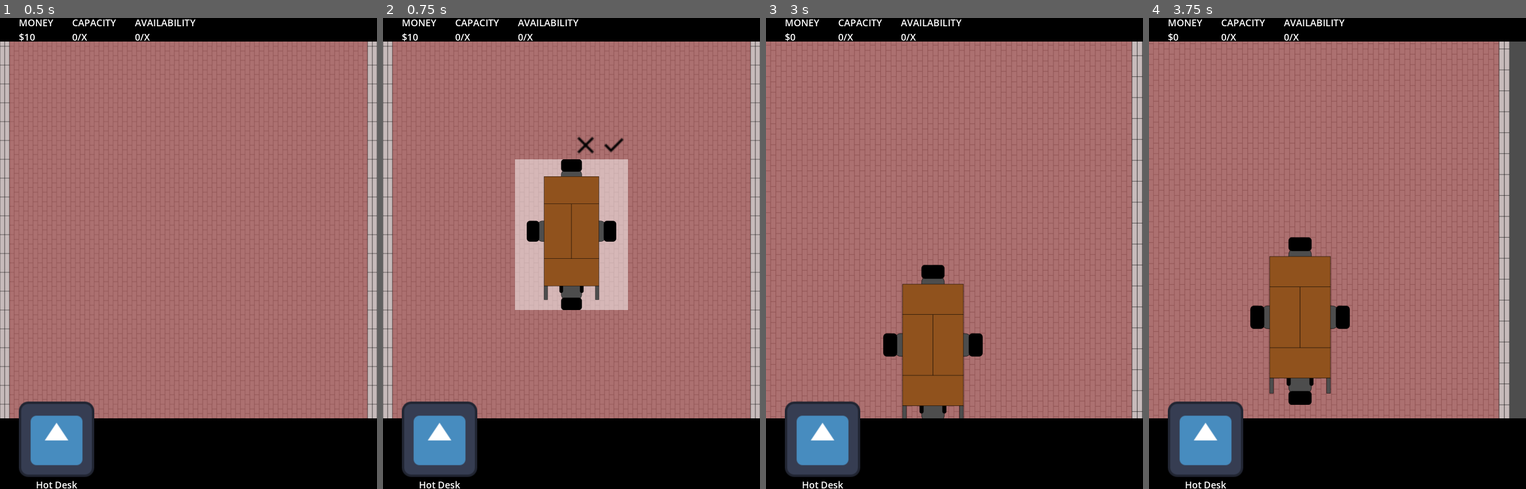
Above: before the commit, frames 1-4 (left to right).
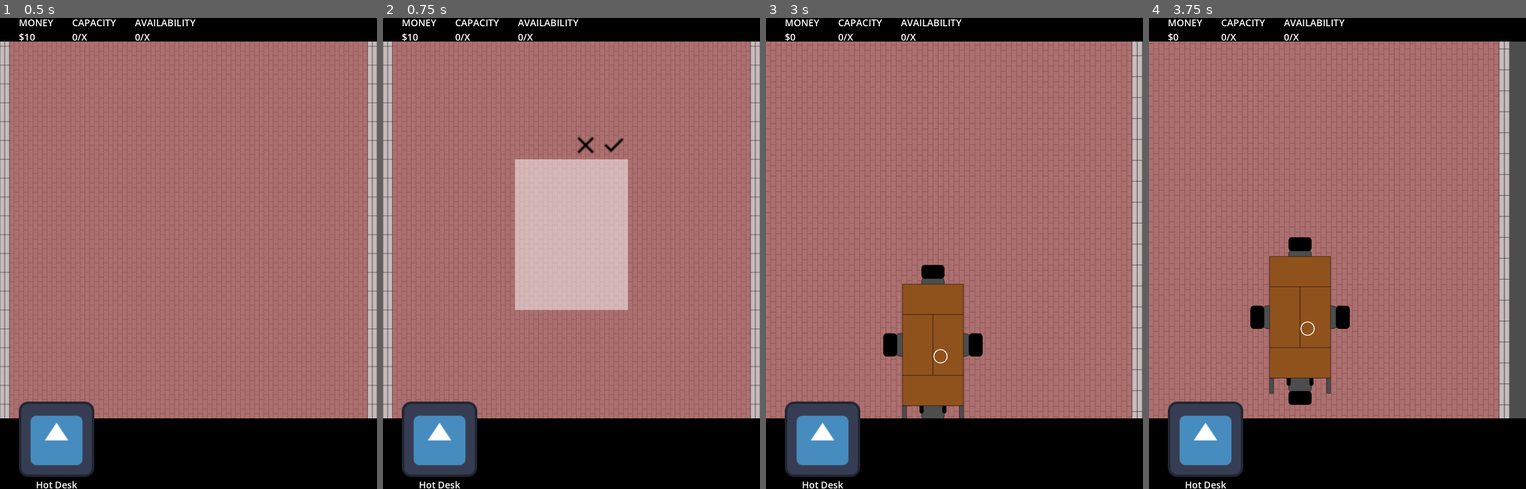
Above: after the commit, the same moments.

Repository: niels-hb/officie-godot
Game: Godot game, scene res://scenes/offices/basic_office_1/basic_office_1.tscn
Same seed, same stepped clock (60 frames per second), same inputs: the game is played once before the commit and once after it. The engine's default icon, where the game draws it, is replaced by a stand-in: a white triangle on a blue panel in a dark square.
Inputs (mouse positions are in pixels of both pictures, inside the frame that each line leads up to):
- Up to frame 1 (0.5 s): no input
- Up to frame 2 (0.75 s): tap Enter at 0.5 s; drag from (439, 451) to (609, 149) at 0.52 s
- Up to frame 3 (3 s): click (995, 145) at 1.25 s; tap Space at 2 s; drag from (954, 234) to (935, 347) at 2.02 s; tap Enter at 2.75 s; move the mouse to (992, 149) at 2.77 s; hold . (multi_swipe_down_right) from 2.78 s (still down); hold Mouse wheel up (pinch_outward) from 2.78 s (still down)
- Up to frame 4 (3.75 s): release . (multi_swipe_down_right) at 3.5 s; release Mouse wheel up (pinch_outward) at 3.5 s; tap Space at 3.5 s; drag from (1318, 347) to (1224, 182) at 3.52 s

Frame 1 is identical in both runs. In frame 2, 4.4% of the frame differs, in the area x 38-62%, y 30-62%; in frame 3, less than 0.1%; in frame 4, less than 0.1%.
Error after the commit: Assertion failed. (res://shared/fsm/timed_state.gd:18)

Commit message:
Added states to BaseRoom - Inactive - Building - Ready

Diff:
--- a/scenes/rooms/base_room/base_room.gd
+++ b/scenes/rooms/base_room/base_room.gd
@@ -3,12 +3,13 @@
 
 signal drag_state_changed(dragging: bool)
 
-@onready var collisonShape: CollisionShape2D = $CollisionShape2D
+@onready var collison_shape: CollisionShape2D = $CollisionShape2D
+@onready var image: Sprite2D = $Image
+@onready var buy_controls: Node2D = $BuyControls
+@onready var state_machine: StateMachine = $StateMachine
 
 var office: BaseOffice
 var room: Room
-
-var bought: bool = false
 
 
 func init(_office: BaseOffice, _room: Room) -> BaseRoom:
@@ -19,7 +20,7 @@
 
 
 func _on_input_event(_viewport: Node, event: InputEvent, _shape_idx: int) -> void:
-	if bought:
+	if state_machine.state != $StateMachine/Inactive:
 		return
 
 	if event is InputEventScreenTouch:
@@ -33,8 +34,7 @@
 		return
 
 	GameInformation.money -= room.price
-	bought = true
-	($BuyControls as Node2D).visible = false
+	state_machine.transition_to("Building")
 
 
 func _on_cancel_button_pressed() -> void:
@@ -43,7 +43,7 @@
 
 func _on_drag_state_changed(dragging: bool) -> void:
 	var scale_while_dragging: float = 4.0 if dragging else 1.0
-	collisonShape.scale = Vector2(scale_while_dragging, scale_while_dragging)
+	collison_shape.scale = Vector2(scale_while_dragging, scale_while_dragging)
 
 	drag_state_changed.emit(dragging)
 
--- a/scenes/rooms/base_room/base_room.tscn
+++ b/scenes/rooms/base_room/base_room.tscn
@@ -1,8 +1,14 @@
-[gd_scene load_steps=4 format=3 uid="uid://cv04v0ei7br1t"]
+[gd_scene load_steps=10 format=3 uid="uid://cv04v0ei7br1t"]
 
 [ext_resource type="Script" path="res://scenes/rooms/base_room/base_room.gd" id="1_hityr"]
 [ext_resource type="Texture2D" uid="uid://b73rn0huqgao0" path="res://assets/icons/check.svg" id="2_lhv7j"]
 [ext_resource type="Texture2D" uid="uid://84fmkmc4wmcd" path="res://assets/icons/close.svg" id="3_oq3wp"]
+[ext_resource type="Script" path="res://shared/fsm/state_machine.gd" id="4_x4ccm"]
+[ext_resource type="Script" path="res://scenes/rooms/base_room/states/inactive.gd" id="5_sqyng"]
+[ext_resource type="Script" path="res://shared/fsm/sprite_timed_state.gd" id="7_ewvry"]
+[ext_resource type="Texture2D" uid="uid://dmhvcq8dsasej" path="res://assets/rooms/hot_desks/hot_desk_1_building.png" id="8_e3hwv"]
+[ext_resource type="Texture2D" uid="uid://cun8wk0weipg3" path="res://assets/components/circular_progress_bar.svg" id="8_whj1j"]
+[ext_resource type="Texture2D" uid="uid://328jc0s445me" path="res://assets/rooms/hot_desks/hot_desk_1.png" id="10_puotp"]
 
 [node name="BaseRoom" type="Area2D"]
 script = ExtResource("1_hityr")
@@ -27,7 +33,38 @@
 scale = Vector2(4, 4)
 texture_normal = ExtResource("3_oq3wp")
 
-[node name="Sprite2D" type="Sprite2D" parent="."]
+[node name="Image" type="Sprite2D" parent="."]
+
+[node name="StateProgressIndicator" type="TextureProgressBar" parent="."]
+visible = false
+offset_right = 1024.0
+offset_bottom = 1024.0
+scale = Vector2(0.045, 0.045)
+step = 0.01
+fill_mode = 4
+texture_under = ExtResource("8_whj1j")
+texture_progress = ExtResource("8_whj1j")
+tint_under = Color(0, 0, 0, 1)
+
+[node name="StateMachine" type="Node" parent="."]
+script = ExtResource("4_x4ccm")
+initial_state = NodePath("Inactive")
+
+[node name="Inactive" type="Node" parent="StateMachine"]
+script = ExtResource("5_sqyng")
+
+[node name="Building" type="Node" parent="StateMachine"]
+script = ExtResource("7_ewvry")
+texture_on_enter = ExtResource("8_e3hwv")
+sprite = NodePath("../../Image")
+state_progress_indicator = NodePath("../../StateProgressIndicator")
+next_state = NodePath("../Ready")
+
+[node name="Ready" type="Node" parent="StateMachine"]
+script = ExtResource("7_ewvry")
+texture_on_enter = ExtResource("10_puotp")
+sprite = NodePath("../../Image")
+state_progress_indicator = NodePath("../../StateProgressIndicator")
 
 [connection signal="input_event" from="." to="." method="_on_input_event"]
 [connection signal="pressed" from="BuyControls/OkButton" to="." method="_on_ok_button_pressed"]
--- /dev/null
+++ b/scenes/rooms/base_room/states/inactive.gd
@@ -0,0 +1,13 @@
+extends State
+
+
+func enter(_msg: Dictionary = {}) -> void:
+	super.enter()
+
+	(owner as BaseRoom).buy_controls.visible = true
+
+
+func exit() -> void:
+	super.exit()
+
+	(owner as BaseRoom).buy_controls.visible = false
